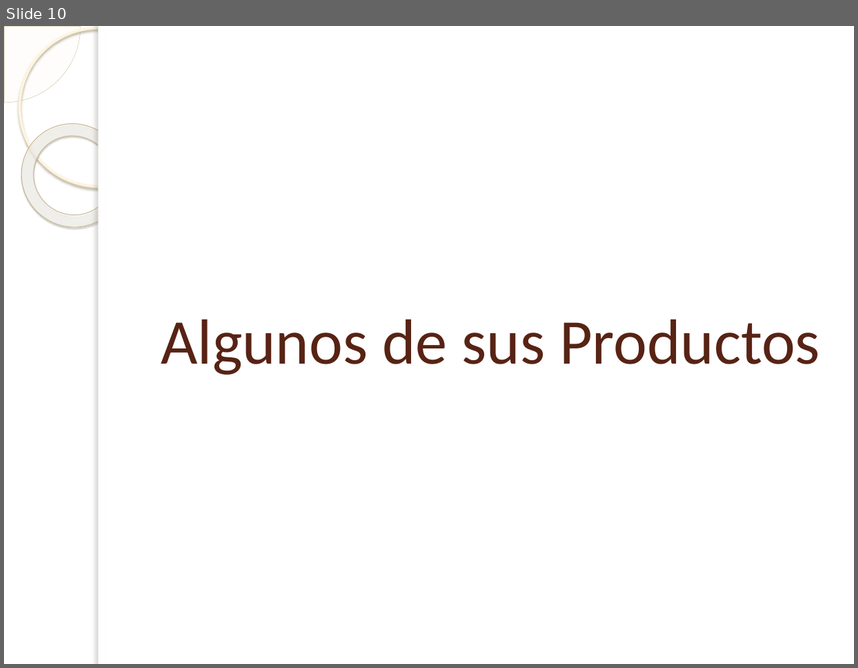
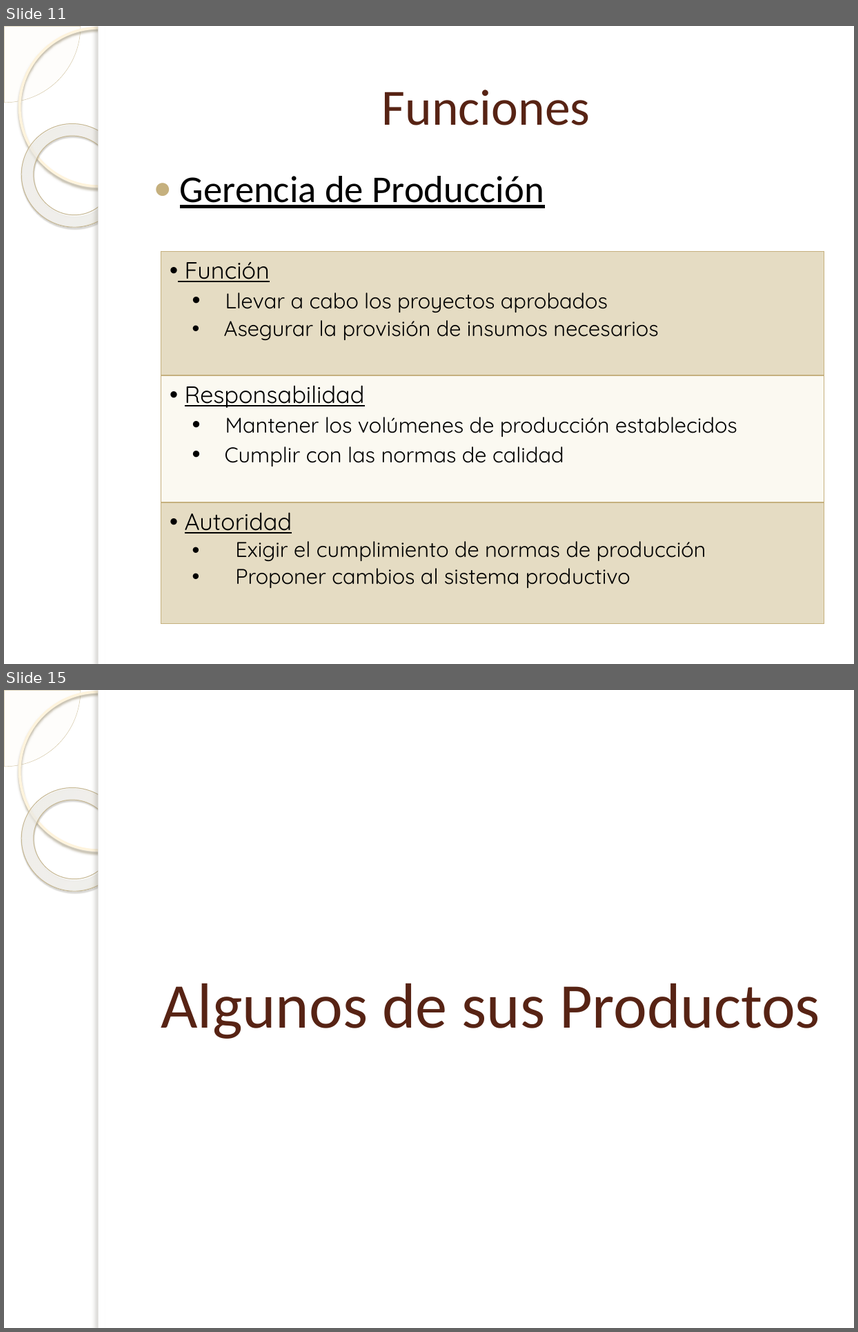
Before and after one commit to Bloodclot24/empresitas, a slide deck: Presentacion/Presentacion.pptx. Shown one above the other, each under a label of ours: slide 10 before the commit, slides 11 and 15 after it; the slides between them are not shown. The pictures are 858x668 and 858x1332 pixels, drawn with LibreOffice and Linux fonts; fonts in the diff are those of the drawing; background and template pictures are left out. Boxes give left, top, right and bottom in pixels: in the first picture for what was removed or moved away, otherwise in the second. Text is boxed around its words. In the diff, an @@ line names an element or a change of style, - is before the commit and + after.

```diff
--- a/Presentacion/Presentacion.pptx
+++ b/Presentacion/Presentacion.pptx
@@ slide 11 added at (4, 26, 854, 664), background picture (left out); not listed: 5 template elements that a slide beside it also shows @@
@@ title added at (382, 89, 590, 125), 43 pt, text #572314 @@
+Funciones
@@ text added at (180, 176, 544, 208), 32 pt, text #000000, underline @@
+● Gerencia de Producción
@@ table added at (161, 251, 824, 608), 3 rows, 1 columns @@
+Función / Llevar a cabo los proyectos aprobados / Asegurar la provisión de insumos necesarios
+Responsabilidad / Mantener los volúmenes de producción establecidos / Cumplir con las normas de calidad
+Autoridad / Exigir el cumplimiento de normas de producción / Proponer cambios al sistema productivo
@@ what was slide 10 is now slide 15 @@
```
Also in this commit, not shown: 7 slides changed, 5 other slides added, 1 slide removed, 15 other files.
